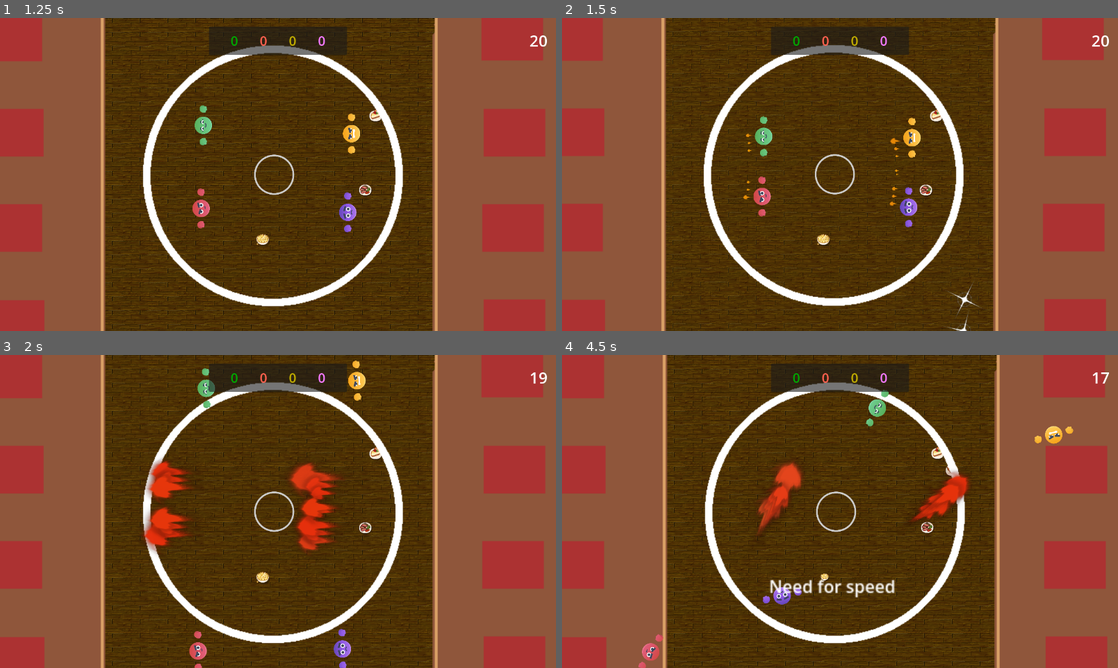
Above: before the commit, frames 1-4 (two rows, left to right).
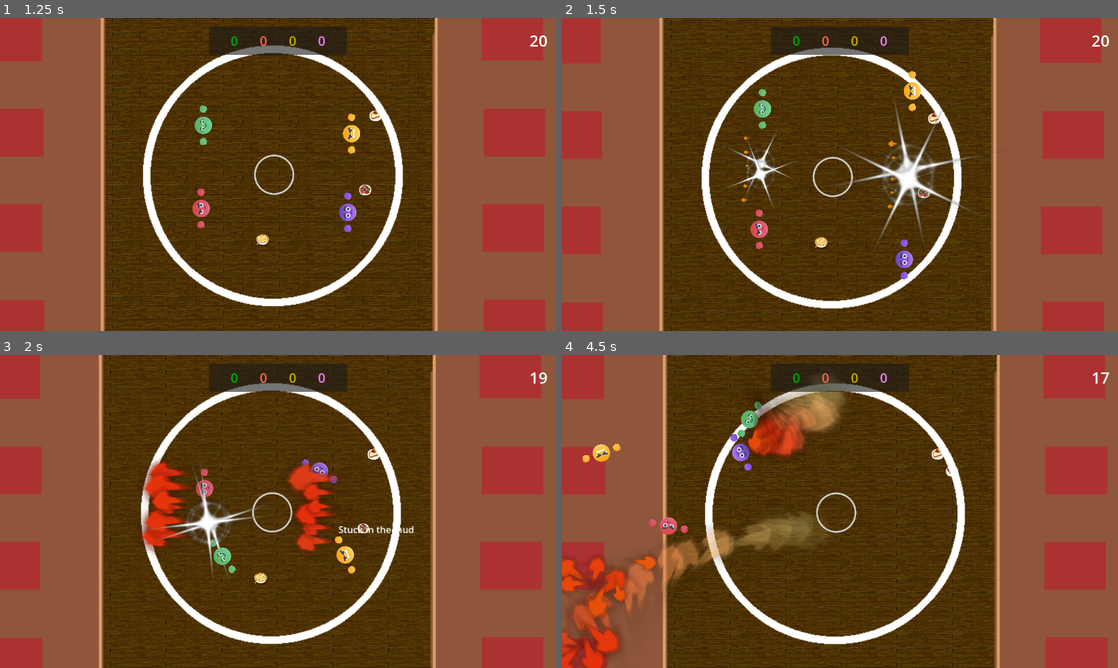
Above: after the commit, the same moments.

Repository: louiidev/ggj24_sumo
Game: Godot game, scene res://Scenes/Lobby.tscn
Two runs of this game, one before a commit and one after it. Both use one fixed random seed, a clock stepped at 60 frames per second and the inputs below.
Inputs:
- Up to frame 1 (1.25 s): tap Enter (ui_accept) at 0.5, 0.77 s
- Up to frame 2 (1.5 s): no input
- Up to frame 3 (2 s): tap Enter (ui_accept) at 1.52 s
- Up to frame 4 (4.5 s): tap Enter (ui_accept) at 3.02, 3.77 s

Frame 1 is identical in both runs. In frame 2, 14% of the frame differs, in the area x 0-98%, y 0-100%; in frame 3, 13%; in frame 4, 17%.

Commit message:
Fix tackle collision

Diff:
--- a/Scenes/Player.gd
+++ b/Scenes/Player.gd
@@ -144,6 +144,14 @@
 	face.texture = attack_face
 	$Attack.play()
 
+	get_node("AttackTimer").start()
+	canAttack = false
+	hasTackled = true
+	state.apply_impulse(tackleDirection * tackleSpeed)
+	tackledPressedInFrame = false
+	attack_particle.emitting = true
+	$Attack.play()
+
 func onStopAttack():
 	var tween = create_tween()
 	tween.set_parallel(true)
@@ -165,7 +173,7 @@
 	if tackledPressedInFrame:
 		tackle(state)
 
-	if(state.get_contact_count() >= 1):
+	if(state.get_contact_count() > 0):
 		local_collision_pos = state.get_contact_local_position(0)
 
 func handlePowerup(powerupType):
@@ -200,6 +208,7 @@
 
 func _on_attack_timer_timeout():
 	canAttack = true
+	hasTackled = false
 	onStopAttack()
 
 func tickProcess():
@@ -209,24 +218,21 @@
 		stuckBoostSeconds -=1
 
 func onCollision(body):
-	$Collision.play()
 	if body.get_script() != null:
 		# Turn off attack particle on hit
 		attack_particle.emitting = false
-		if !body.canAttack:
+
+		if !body.hasTackled:
+			hit_particle.global_position = local_collision_pos
+			hit_particle.emitting = true
 			face.texture = hit_face
 			stunned = true
-
-			hit_particle.position = local_collision_pos
-			hit_particle.emitting = true
-
-			GameGlobals.shakeCamera.emit(0.2)
-			await get_tree().create_timer(1.0).timeout
+			GameGlobals.shakeCamera.emit(0.4)
+			await get_tree().create_timer(0.1).timeout
 			face.texture = original_face
 			stunned = false
 			ai_target = null
-
-
+	$Collision.play()
 
 func find_players() -> Array[Node2D]:
 	return GameGlobals.players
@@ -240,16 +246,11 @@
 
 		if p.global_position.distance_to(self.global_position) < closest:
 			closest = p.global_position.distance_to(self.global_position)
-			print("PLAYER target" + str(p.deviceId))
 			ai_target = p
-
-
-
 
 func ai_update():
 	if ai_target == null:
 		find_target()
-
 	var direction = (ai_target.global_position - global_position).normalized()
 	playerMoveDirection = direction
 	if canAttack and ai_target.global_position.distance_to(self.global_position) <= AI_ATTACK_RANGE:
--- a/Scenes/Player.tscn
+++ b/Scenes/Player.tscn
@@ -68,6 +68,8 @@
 [node name="Collision" type="AudioStreamPlayer" parent="."]
 stream = ExtResource("5_hrw6o")
 
-[connection signal="body_entered" from="." to="." method="_on_body_entered"]
+[node name="HitTimer" type="Timer" parent="."]
+wait_time = 0.1
+
 [connection signal="body_entered" from="." to="." method="onCollision"]
 [connection signal="timeout" from="AttackTimer" to="." method="_on_attack_timer_timeout"]
Not shown: 1 places in Scenes/main.tscn that only renumber resources
